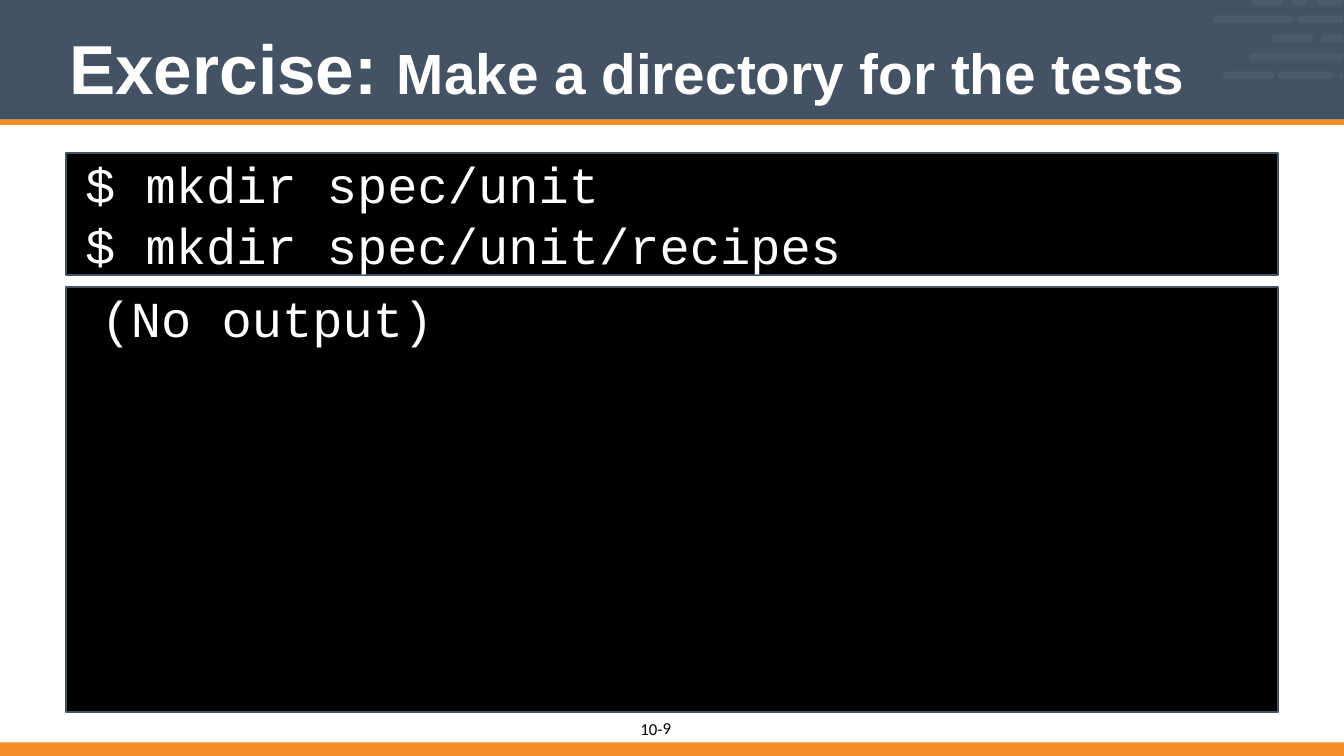
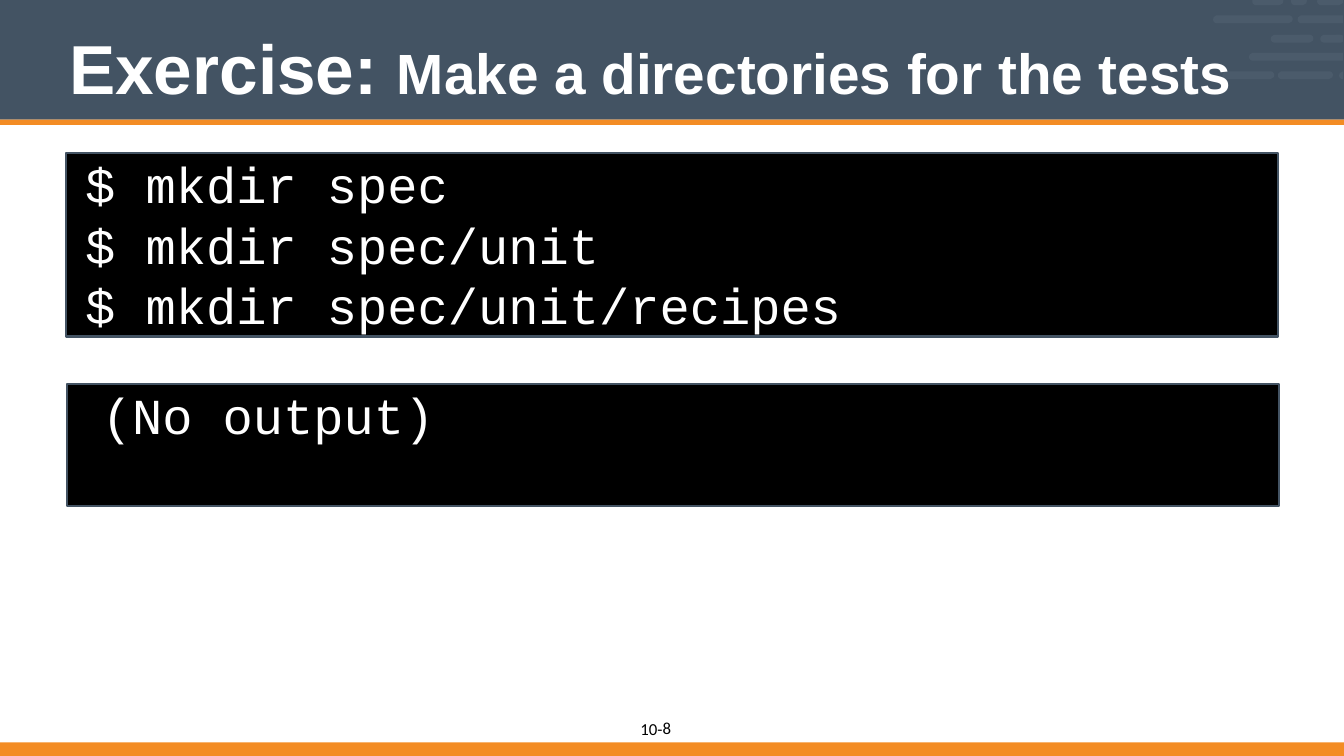
Before and after one commit to vinyar/chef-intermediate, a slide deck: slide 8 of 10-introduction_to_chefspec.pptx (slide 9 before the commit). Drawn at 1344x756 pixels with LibreOffice and Linux fonts; fonts in the diff are those of the drawing. Boxes give left, top, right and bottom in pixels: in the first picture for what was removed or moved away, otherwise in the second. Text is boxed around its words. In the diff, an @@ line names an element or a change of style, - is before the commit and + after.

```diff
--- a/10-introduction_to_chefspec.pptx
+++ b/10-introduction_to_chefspec.pptx
@@ title at bbox=[69, 44, 1231, 95]: text changed @@
-Exercise: Make a directory for the tests
+Exercise: Make a directories for the tests
@@ rectangle "$ mkdir spec": place and size @@
-rectangle "$ mkdir spec" at bbox=[67, 153, 1278, 276]
+rectangle "$ mkdir spec" at bbox=[67, 153, 1278, 336]
@@ rectangle "(No output)": place and size @@
-rectangle "(No output)" at bbox=[67, 286, 1278, 711]
+rectangle "(No output)" at bbox=[67, 384, 1279, 506]
@@ page number at bbox=[663, 722, 671, 734]: text changed @@
-9
+8
```
Also in this commit, not shown: 14 other slides changed, 2 slides removed.
